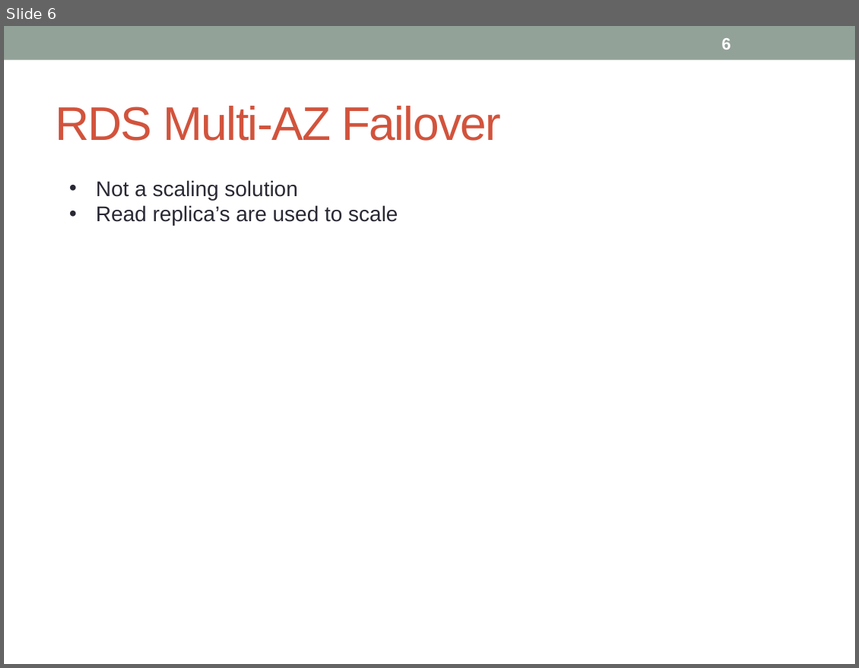
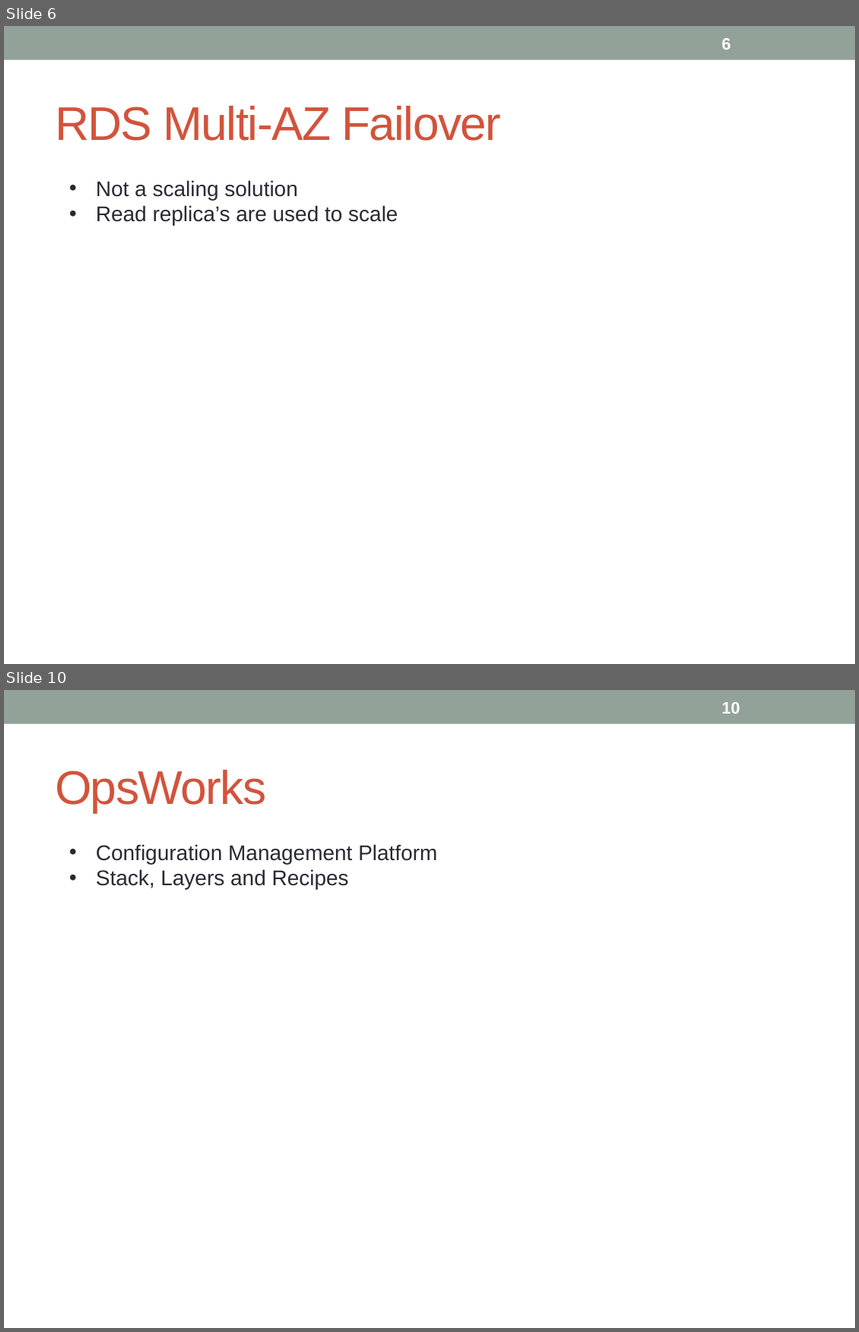
Before and after one commit to notionquest/ProjectDocumentation, a slide deck: AWS_Sysops.pptx. Shown one above the other, each under a label of ours: slide 6 before the commit, slides 6 and 10 after it; the slides between them are not shown. The pictures are 859x668 and 859x1332 pixels, drawn with LibreOffice and Linux fonts; fonts in the diff are those of the drawing. Boxes give left, top, right and bottom in pixels: in the first picture for what was removed or moved away, otherwise in the second. Text is boxed around its words. In the diff, an @@ line names an element or a change of style, - is before the commit and + after.

```diff
--- a/AWS_Sysops.pptx
+++ b/AWS_Sysops.pptx
@@ slide 10 added at bbox=[4, 690, 855, 1328], background #FFFFFF; not listed: 1 template element that a slide beside it also shows @@
@@ page number added at bbox=[722, 702, 740, 714], 14 pt, text #FFFFFF, bold @@
+10
@@ title added at bbox=[55, 770, 266, 813], 40 pt, text #D2533C @@
+OpsWorks
@@ text added at bbox=[96, 844, 437, 889], 18 pt, text #292934 @@
+• Configuration Management Platform
+• Stack, Layers and Recipes
```
Also in this commit, not shown: 1 slide changed, 6 other slides added.
